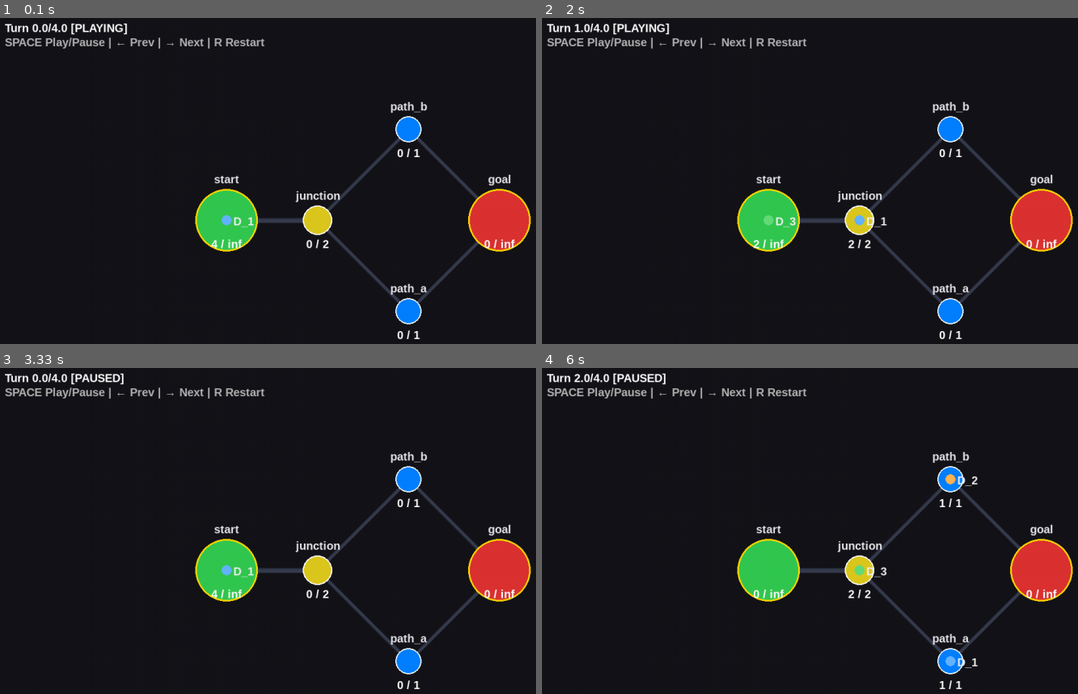
Above: before the commit, frames 1-4 (two rows, left to right).
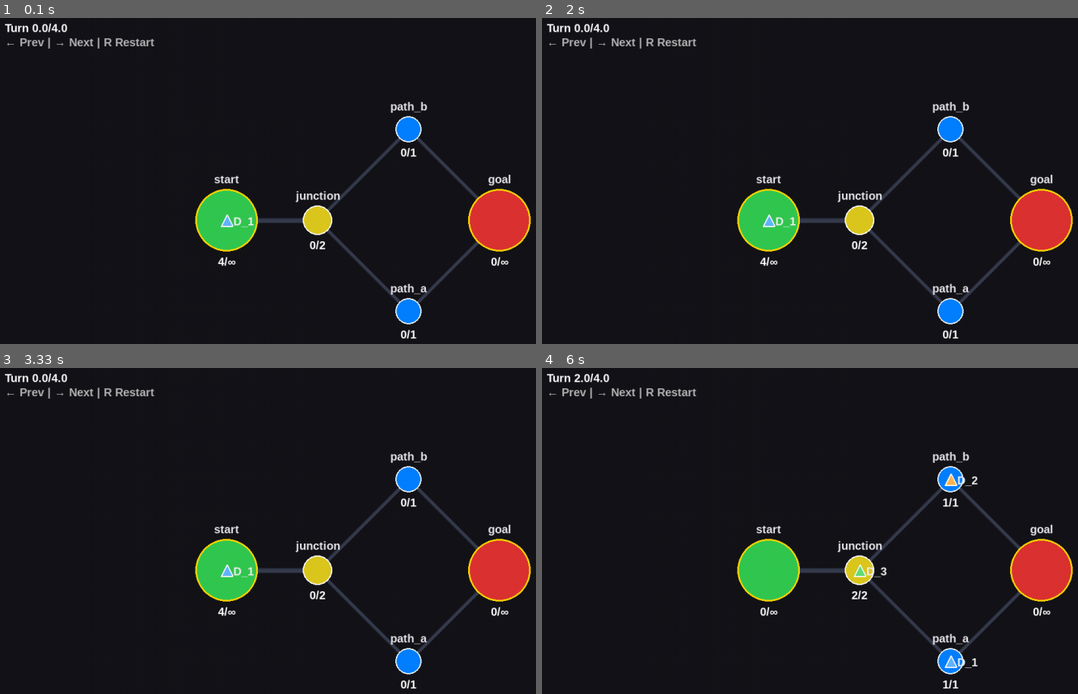
Above: after the commit, the same moments.

Repository: Irohs6/fly_in_v2
Game: pygame game, started from main.py
Two runs of this game, one before a commit and one after it. Both use one fixed random seed, a clock stepped at 60 frames per second and the inputs below.
Inputs (mouse positions are in pixels of both pictures, inside the frame that each line leads up to):
- Up to frame 1 (0.1 s): no input
- Up to frame 2 (2 s): hold Right 0.33-0.8 s; move the mouse to (879, 236) at 0.37 s; tap R at 0.83 s; click (outside the picture) at 1.72 s
- Up to frame 3 (3.33 s): click "junction" at 2.05 s; click (outside the picture) at 2.38 s; hold Left 2.67-3.2 s; move the mouse to (332, 472) at 2.7 s
- Up to frame 4 (6 s): hold Right 4.33-4.8 s; tap R at 4.83 s; hold Right 5.17-5.63 s; move the mouse to (960, 592) at 5.2 s; hold Right from 5.67 s (still down)

The runs differ from the first frame. In frame 1, 1.5% of the frame differs, in the area x 0-97%, y 1-99%; in frame 2, 1.6%; in frame 3, 1.5%; in frame 4, 1.6%.

Commit message:
optimisation

Diff:
--- a/src/model/replay.py
+++ b/src/model/replay.py
@@ -12,7 +12,7 @@
 @dataclass
 class HubReplayState:
     nb_drones: int
-    capacity: int
+    capacity: int | float
 
 
 @dataclass
--- a/src/view/graph_renderer.py
+++ b/src/view/graph_renderer.py
@@ -3,6 +3,7 @@
 from src.model.hub import Hub
 from .utils.camera import Camera
 from .utils.coordinate_system import CoordinateSystem
+from src.model.replay import HubReplayState
 
 
 # ───────────────────────────────────────────────
@@ -57,6 +58,7 @@
         zone: Hub,
         position: tuple[int, int],
         zoom: float,
+        hub_state: HubReplayState | None = None,
         is_start: bool = False,
         is_end: bool = False,
     ) -> None:
@@ -96,12 +98,35 @@
             hub_radius,
         )
 
+        if hub_state is not None:
+            capacity = (
+                "∞"
+                if hub_state.capacity == float("inf")
+                else str(hub_state.capacity)
+            )
+
+            info = self.font.render(
+                f"{hub_state.nb_drones}/{capacity}",
+                True,
+                (255, 255, 255),
+            )
+
+            info_rect = info.get_rect()
+
+            info_rect.midtop = (
+                position[0],
+                position[1] + hub_radius + 6,
+            )
+
+            screen.blit(info, info_rect)
+
     def draw_label(
         self,
         screen: pygame.Surface,
         zone: Hub,
         position: tuple[int, int],
         radius: int,
+        hub_state: HubReplayState | None = None,
     ) -> None:
 
         label = self.font.render(
@@ -186,7 +211,8 @@
         self.hub_renderer = HubRenderer(font)
         self.connection_renderer = ConnectionRenderer()
 
-    def draw(self, camera: Camera) -> None:
+    def draw(self, camera: Camera,
+             hub_states: dict[str, HubReplayState]) -> None:
         screen_width, screen_height = self.screen.get_size()
         self.screen.fill(self.BG_COLOR)
 
@@ -212,6 +238,7 @@
                     zone,
                     hub_pos,
                     zoom=camera.zoom,
+                    hub_state=hub_states.get(zone.name),
                     is_start=(zone == self.graph.start_zone),
                     is_end=(zone == self.graph.end_zone),
                 )
--- a/src/view/pygame_view.py
+++ b/src/view/pygame_view.py
@@ -1,7 +1,7 @@
 import pygame
 
 from src.model.graph import Graph
-from src.model.replay import ReplayFrame
+from src.model.replay import HubReplayState, ReplayFrame
 from src.view.graph_renderer import GraphRenderer
 from src.view.replay_player import ReplayPlayer
 from src.view.utils.camera import Camera
@@ -60,13 +60,12 @@
         replay = ReplayPlayer(
             hub_positions=coord.world_positions,
             frames=self.replay_frames,
-            turn_duration=1.0,
         )
 
         running = True
 
         while running:
-            dt = clock.tick(60) / 1000.0
+            clock.tick(60)
 
             screen_w, screen_h = (
                 screen.get_size()
@@ -129,17 +128,13 @@
 
                 replay.handle_event(event)
 
-            replay.update(dt)
+            if replay.frames:
+                hub_states: dict[str, HubReplayState] = replay.frames[
+                    replay.current_index].hubs
 
-            renderer.draw(camera)
+            renderer.draw(camera, hub_states)
 
             replay.draw(
-                screen,
-                camera,
-                font_small,
-            )
-
-            replay.draw_info_hub(
                 screen,
                 camera,
                 font_small,
--- a/src/view/replay_player.py
+++ b/src/view/replay_player.py
@@ -20,16 +20,11 @@
         self,
         hub_positions: dict[str, tuple[float, float]],
         frames: list[ReplayFrame],
-        turn_duration: float = 1.0,
     ) -> None:
         self.hub_positions = hub_positions
         self.frames = frames
 
-        self.turn_duration = turn_duration
-
         self.current_index = 0
-        self.elapsed = 0.0
-        self.playing = True
 
     def _drone_color(
         self,
@@ -46,9 +41,6 @@
         if event.type != pygame.KEYDOWN:
             return
 
-        if event.key == pygame.K_SPACE:
-            self.playing = not self.playing
-
         elif event.key == pygame.K_RIGHT:
             self.next_turn()
 
@@ -66,9 +58,6 @@
             self.current_index + 1,
             len(self.frames) - 1,
         )
-
-        self.elapsed = 0.0
-        self.playing = False
 
     def previous_turn(self) -> None:
         self.current_index = max(
@@ -76,34 +65,8 @@
             0,
         )
 
-        self.elapsed = 0.0
-        self.playing = False
-
     def restart(self) -> None:
         self.current_index = 0
-        self.elapsed = 0.0
-        self.playing = True
-
-    def update(self, dt: float) -> None:
-        if not self.playing:
-            return
-
-        if self.current_index >= len(self.frames) - 1:
-            self.playing = False
-            return
-
-        self.elapsed += dt
-
-        if self.elapsed < self.turn_duration:
-            return
-
-        self.elapsed -= self.turn_duration
-        self.current_index += 1
-
-        if self.current_index >= len(self.frames) - 1:
-            self.current_index = len(self.frames) - 1
-            self.elapsed = 0.0
-            self.playing = False
 
     def _state_position(
         self,
@@ -179,11 +142,25 @@
     ) -> None:
         color = self._drone_color(drone_id)
 
-        pygame.draw.circle(
+        size = 10
+
+        points = [
+            (position[0], position[1] - size),
+            (position[0] - size, position[1] + size),
+            (position[0] + size, position[1] + size),
+        ]
+
+        pygame.draw.polygon(
             screen,
             color,
-            position,
-            9,
+            points,
+        )
+
+        pygame.draw.polygon(
+            screen,
+            (255, 255, 255),
+            points,
+            2,
         )
 
         label = font.render(
@@ -212,17 +189,10 @@
             self.current_index
         ]
 
-        state = (
-            "PLAYING"
-            if self.playing
-            else "PAUSED"
-        )
-
         info = font.render(
             (
                 f"Turn {frame.turn}/"
                 f"{self.frames[-1].turn} "
-                f"[{state}]"
             ),
             True,
             (255, 255, 255),
@@ -232,7 +202,6 @@
 
         controls = font.render(
             (
-                "SPACE Play/Pause | "
                 "← Prev | → Next | R Restart"
             ),
             True,
@@ -240,42 +209,3 @@
         )
 
         screen.blit(controls, (10, 35))
-
-    def draw_info_hub(
-        self,
-        screen: pygame.Surface,
-        camera: Camera,
-        font: pygame.font.Font,
-    ) -> None:
-        """Affiche le nombre de drones présents sur chaque hub."""
-
-        if not self.frames:
-            return
-
-        frame = self.frames[self.current_index]
-
-        screen_w, screen_h = screen.get_size()
-
-        for hub_id, hub_state in frame.hubs.items():
-
-            info = font.render(
-                f"{hub_state.nb_drones} / {hub_state.capacity}",
-                True,
-                (255, 255, 255),
-            )
-
-            hub_position = camera.world_to_screen(
-                self.hub_positions[hub_id][0],
-                self.hub_positions[hub_id][1],
-                screen_w,
-                screen_h,
-            )
-
-            info_rect = info.get_rect()
-
-            info_rect.midtop = (
-                hub_position[0],
-                hub_position[1] + 30,
-            )
-
-            screen.blit(info, info_rect)
